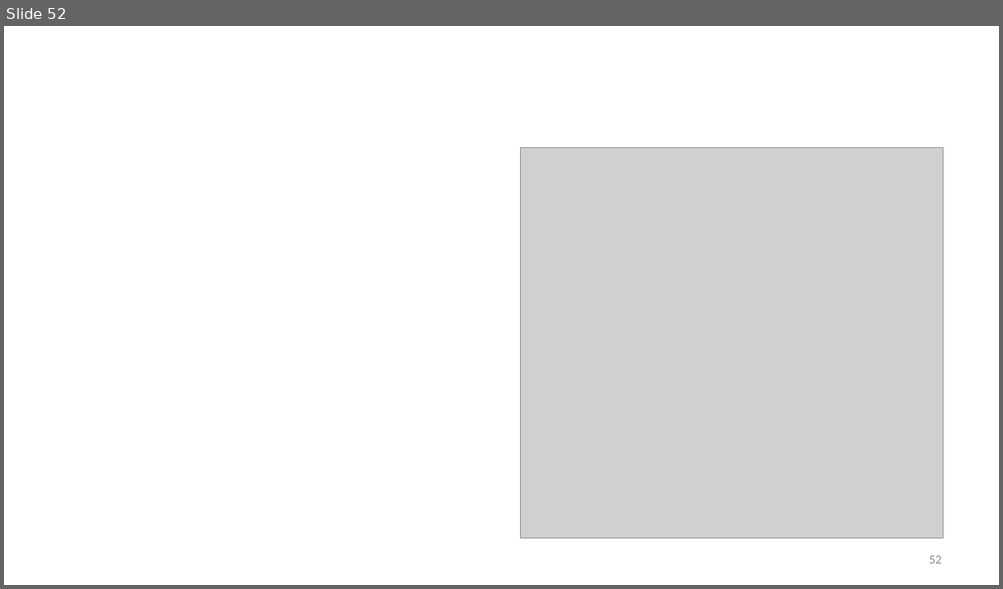
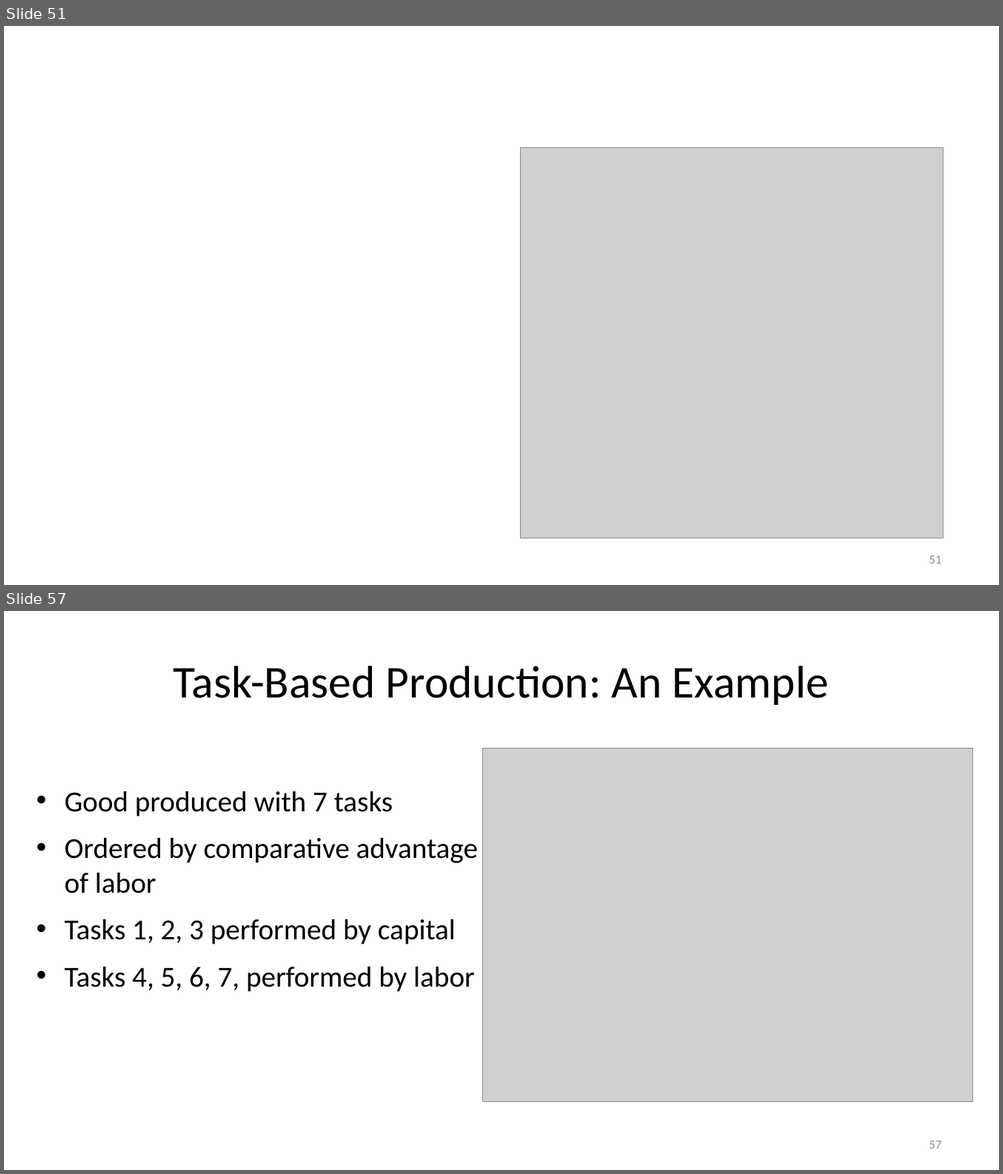
Before and after one commit to jonsteinsson/jonsteinsson.github.io, a slide deck: static/teaching/Lecture02Production.pptx. Shown one above the other, each under a label of ours: slide 52 before the commit, slides 51 and 57 after it; the slides between them are not shown. The pictures are 1003x589 and 1003x1174 pixels, drawn with LibreOffice and Linux fonts; fonts in the diff are those of the drawing; grey boxes stand for pictures. Boxes give left, top, right and bottom in pixels: in the first picture for what was removed or moved away, otherwise in the second. Text is boxed around its words. In the diff, an @@ line names an element or a change of style, - is before the commit and + after.

```diff
--- a/static/teaching/Lecture02Production.pptx
+++ b/static/teaching/Lecture02Production.pptx
@@ slide 57 added at [4, 611, 999, 1170], background #FFFFFF @@
@@ title added at [173, 666, 828, 705], 44 pt, text #000000 @@
+Task-Based Production: An Example
@@ picture added at [483, 749, 973, 1102] @@
@@ text added at [65, 791, 478, 992], 28 pt, text #000000 @@
+• Good produced with 7 tasks
+• Ordered by comparative advantage of labor
+• Tasks 1, 2, 3 performed by capital
+• Tasks 4, 5, 6, 7, performed by labor
@@ page number added at [929, 1141, 942, 1149], 12 pt, text #8C8C8C @@
+57
@@ what was slide 52 is now slide 51 @@
@@ page number at [929, 556, 942, 564]: text changed @@
-52
+51
```
Also in this commit, not shown: 5 slides changed, 18 other slides added, 4 slides removed, 5 other files.
